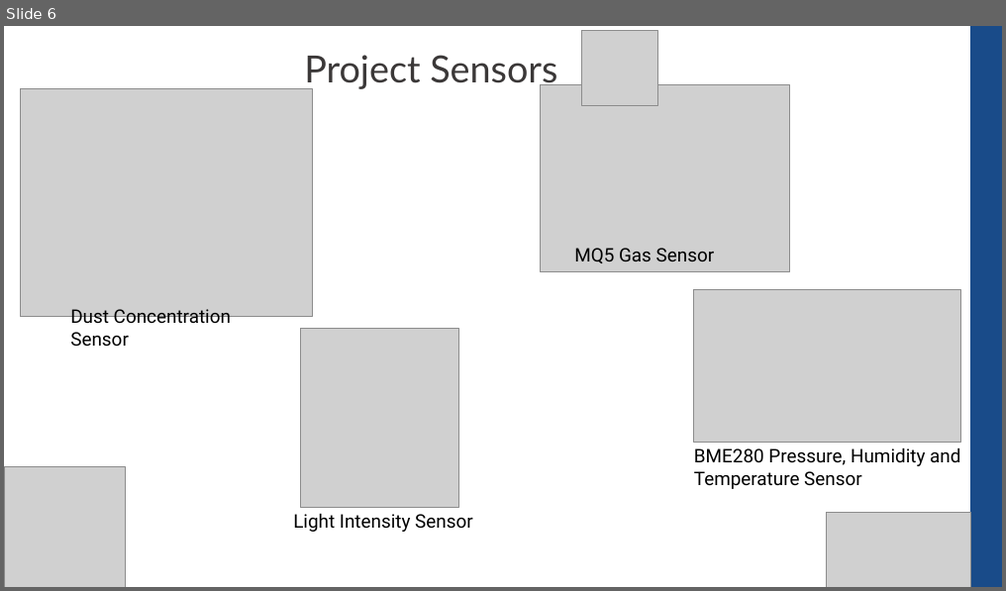
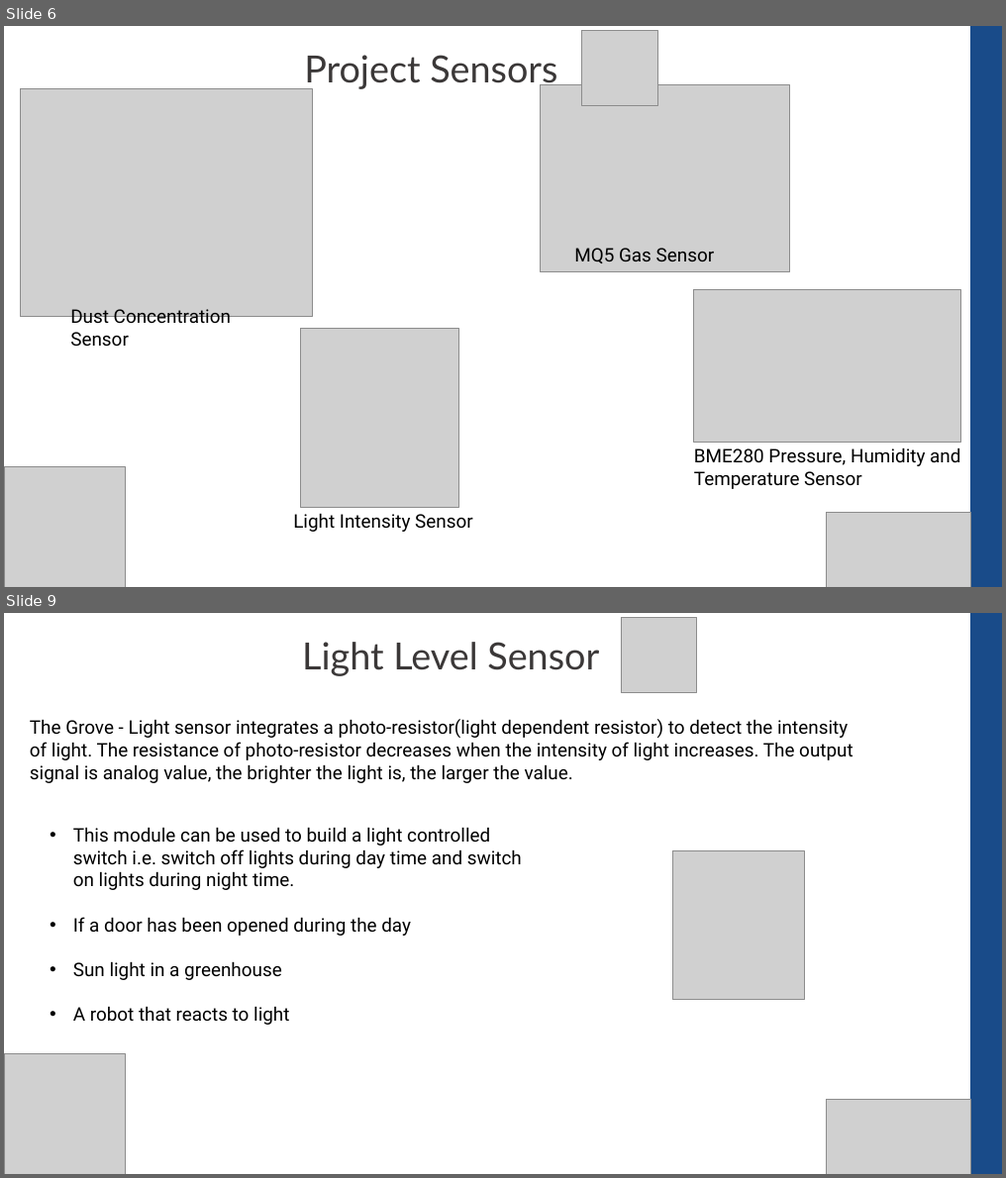
Before and after one commit to CompEng0001/IoT-and-Our-Schools-Environments-for-Education, a slide deck: Lessons/Sensors_101.pptx. Shown one above the other, each under a label of ours: slide 6 before the commit, slides 6 and 9 after it; the slides between them are not shown. The pictures are 1006x591 and 1006x1178 pixels, drawn with LibreOffice and Linux fonts; fonts in the diff are those of the drawing; grey boxes stand for pictures. Boxes give left, top, right and bottom in pixels: in the first picture for what was removed or moved away, otherwise in the second. Text is boxed around its words. In the diff, an @@ line names an element or a change of style, - is before the commit and + after.

```diff
--- a/Lessons/Sensors_101.pptx
+++ b/Lessons/Sensors_101.pptx
@@ slide 9 added at [4,613,1002,1174], background #FFFFFF @@
@@ text added at [302,642,599,676], 36 pt, text #3B3838 @@
+Light Level Sensor
@@ picture added at [621,618,696,693] @@
@@ rectangle added at [971,613,1002,1174], fill #194B89, outline #194B89 1 pt @@
@@ text added at [30,719,853,783], 18 pt, text #000000 @@
+The Grove - Light sensor integrates a photo-resistor(light dependent resistor) to detect the intensity of light. The resistance of photo-resistor decreases when the intensity of light increases. The output signal is analog value, the brighter the light is, the larger the value.
@@ text added at [73,827,522,1025], 18 pt, text #000000 @@
+• This module can be used to build a light controlled switch i.e. switch off lights during day time and switch on lights during night time.
+• If a door has been opened during the day
+• Sun light in a greenhouse
+• A robot that reacts to light
@@ picture added at [672,851,804,999] @@
@@ picture added at [5,1054,126,1174] @@
@@ picture added at [826,1100,971,1174] @@
```
Also in this commit, not shown: 3 slides changed, 1 other slide added, 1 slide removed.
